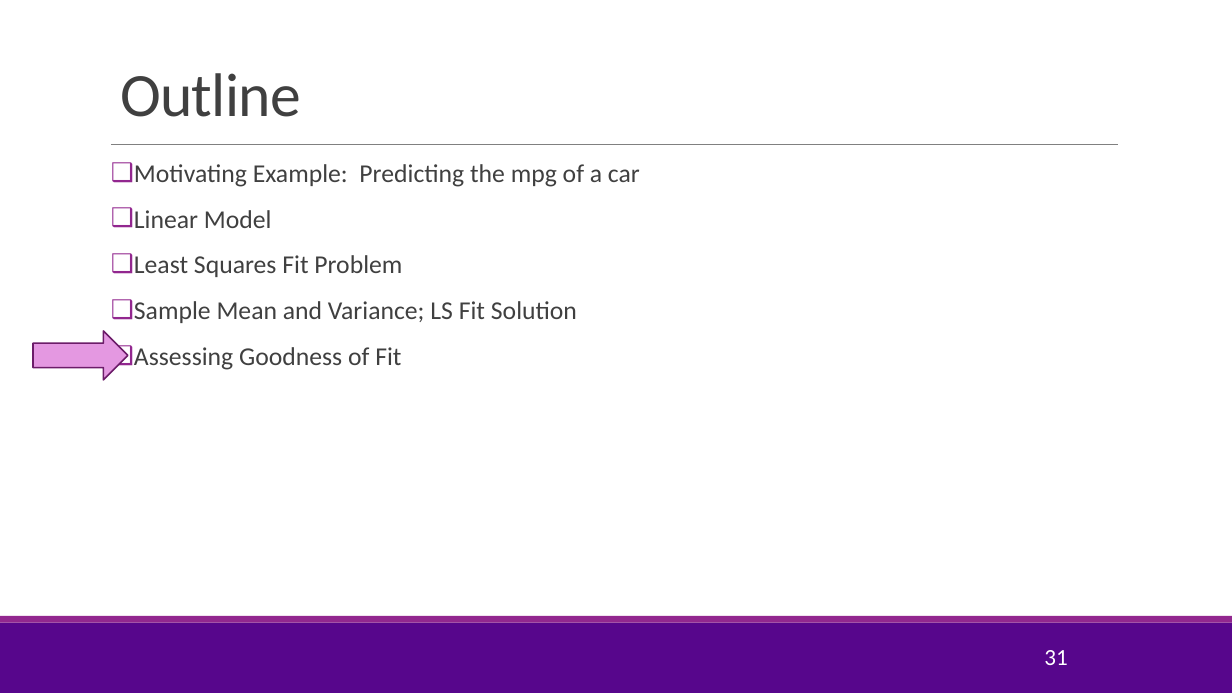
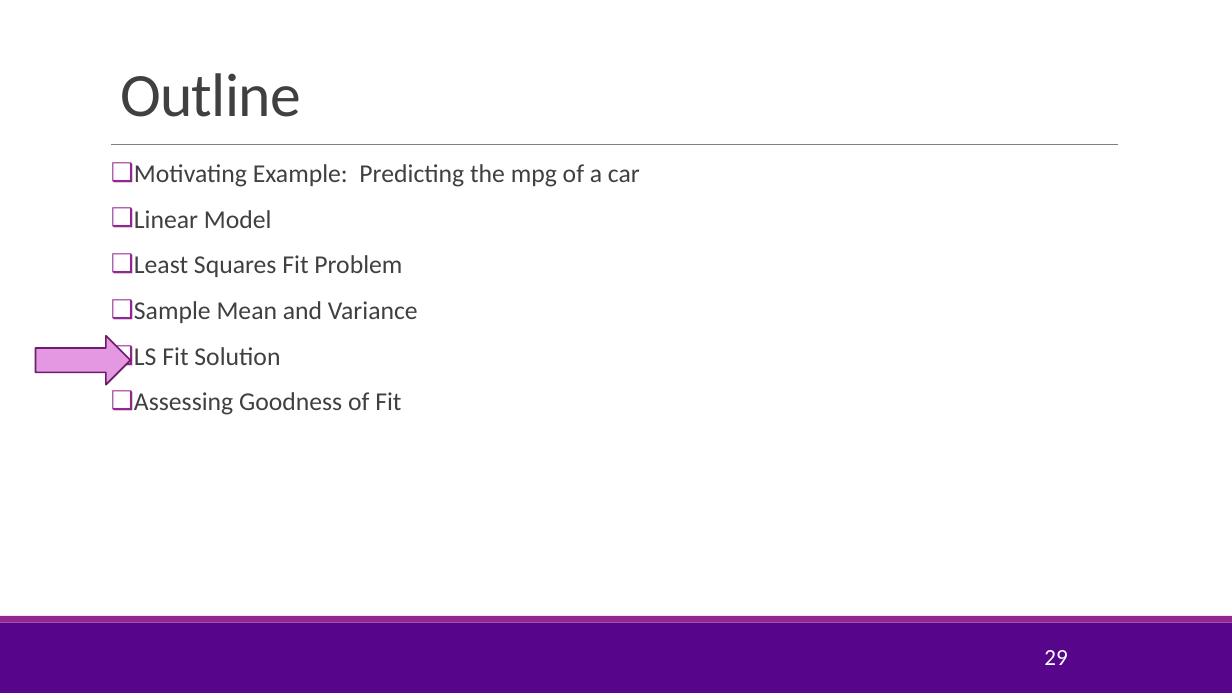
Before and after one commit to joshzzl/introml, a slide deck: slide 29 of lectures/Lect02_SimpRegression.pptx (slide 31 before the commit). Drawn at 1232x693 pixels with LibreOffice and Linux fonts; fonts in the diff are those of the drawing; background and template pictures are left out. Boxes give left, top, right and bottom in pixels: in the first picture for what was removed or moved away, otherwise in the second. Text is boxed around its words. In the diff, an @@ line names an element or a change of style, - is before the commit and + after.

```diff
--- a/lectures/Lect02_SimpRegression.pptx
+++ b/lectures/Lect02_SimpRegression.pptx
@@ text at (x1=134, y1=301, x2=418, y2=365): text changed @@
-❑ Sample Mean and Variance; LS Fit Solution
+❑ Sample Mean and Variance
+❑ LS Fit Solution
@@ right arrow moved from (x1=33, y1=331, x2=128, y2=380) to (x1=36, y1=335, x2=131, y2=384) @@
@@ page number at (x1=1044, y1=650, x2=1067, y2=665): text changed @@
-31
+29
```
Also in this commit, not shown: 6 other slides changed, 2 slides added, 3 other files.
